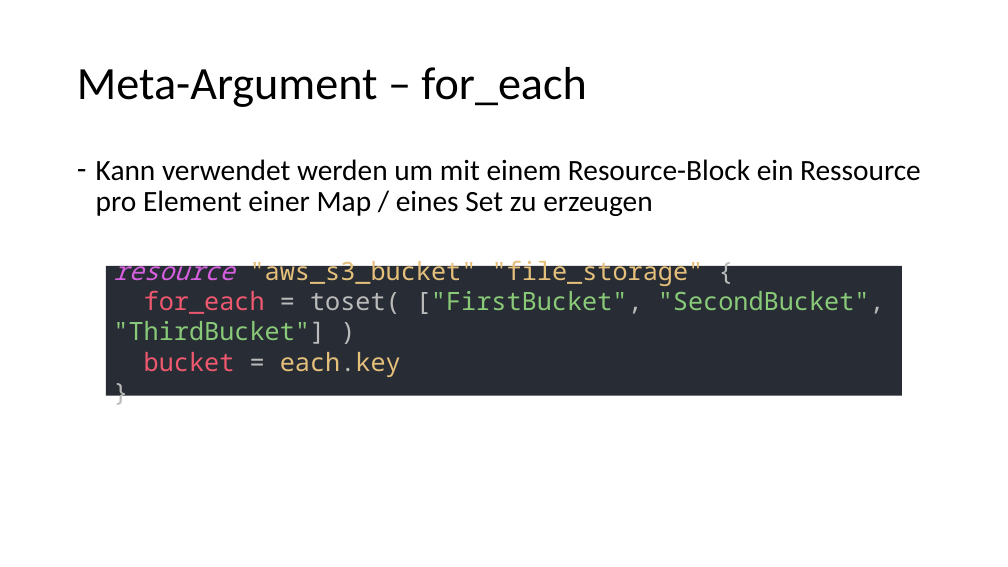
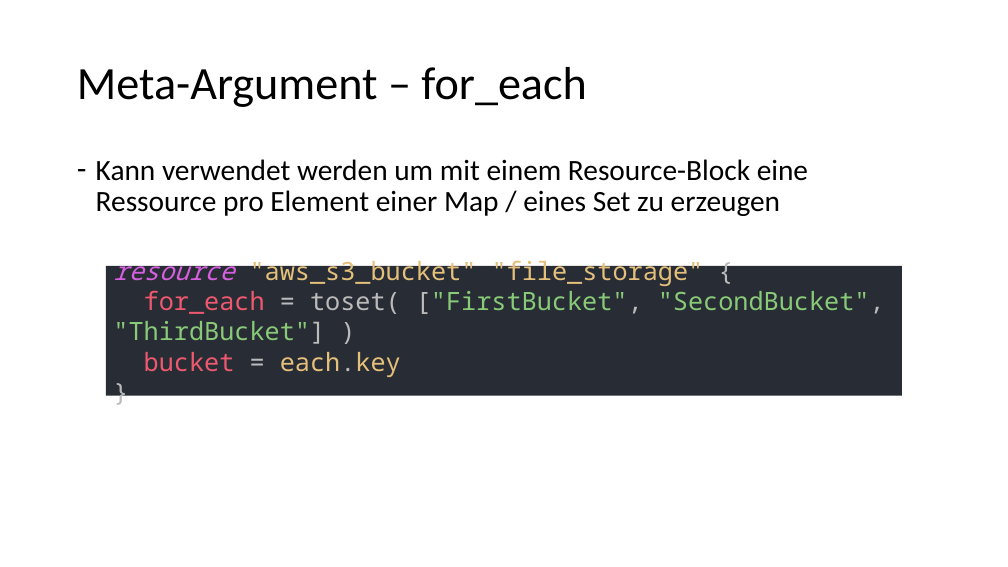
Before and after one commit to djakielski/terraform-schulung, a slide deck: slide 7 of Modul_03_Ressources/Ressources.pptx. Drawn at 1008x567 pixels with LibreOffice and Linux fonts; fonts in the diff are those of the drawing. Boxes give left, top, right and bottom in pixels: in the first picture for what was removed or moved away, otherwise in the second. Text is boxed around its words. In the diff, an @@ line names an element or a change of style, - is before the commit and + after.

Commit message:
fix typos in presentation refactoring autoscaling

```diff
--- a/Modul_03_Ressources/Ressources.pptx
+++ b/Modul_03_Ressources/Ressources.pptx
@@ text at (96, 159, 808, 216): text changed @@
-– Kann verwendet werden um mit einem Resource-Block ein Ressource pro Element einer Map / eines Set zu erzeugen
+– Kann verwendet werden um mit einem Resource-Block eine Ressource pro Element einer Map / eines Set zu erzeugen
```
Also in this commit, not shown: 5 other slides changed, 12 other files.
